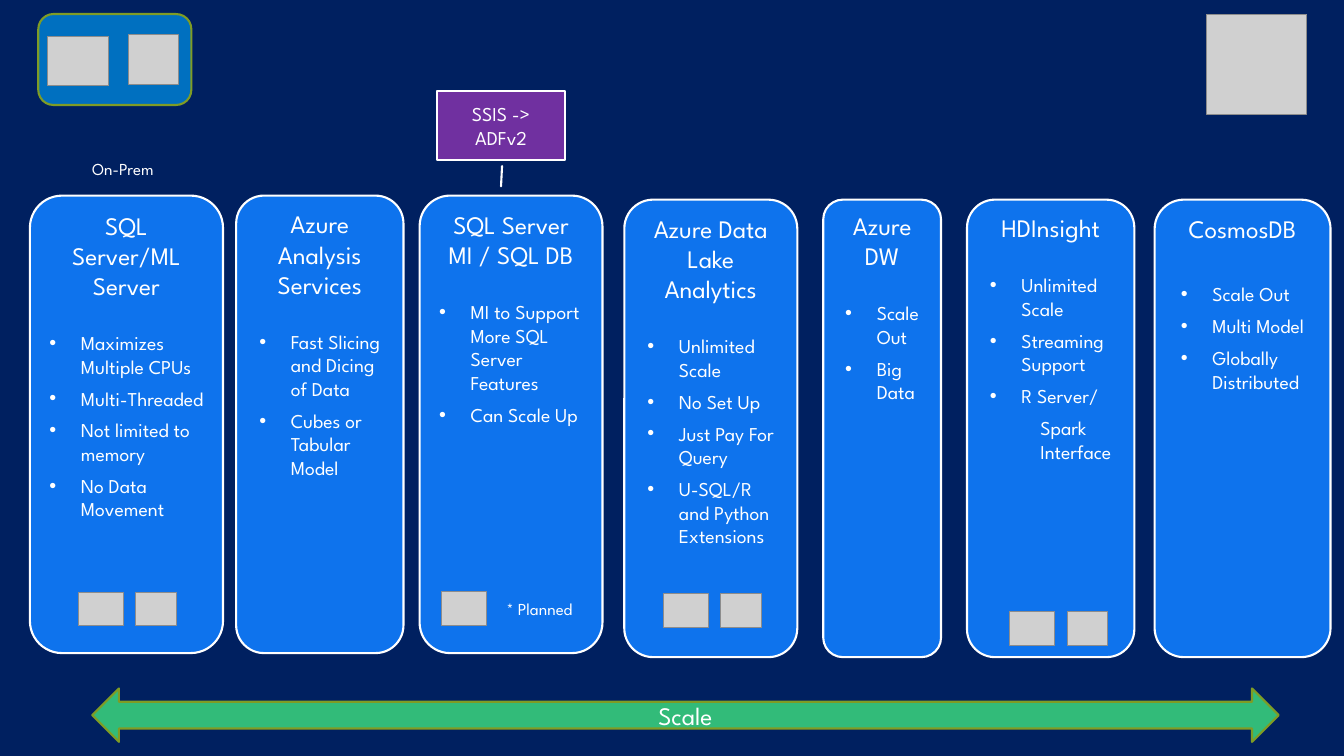
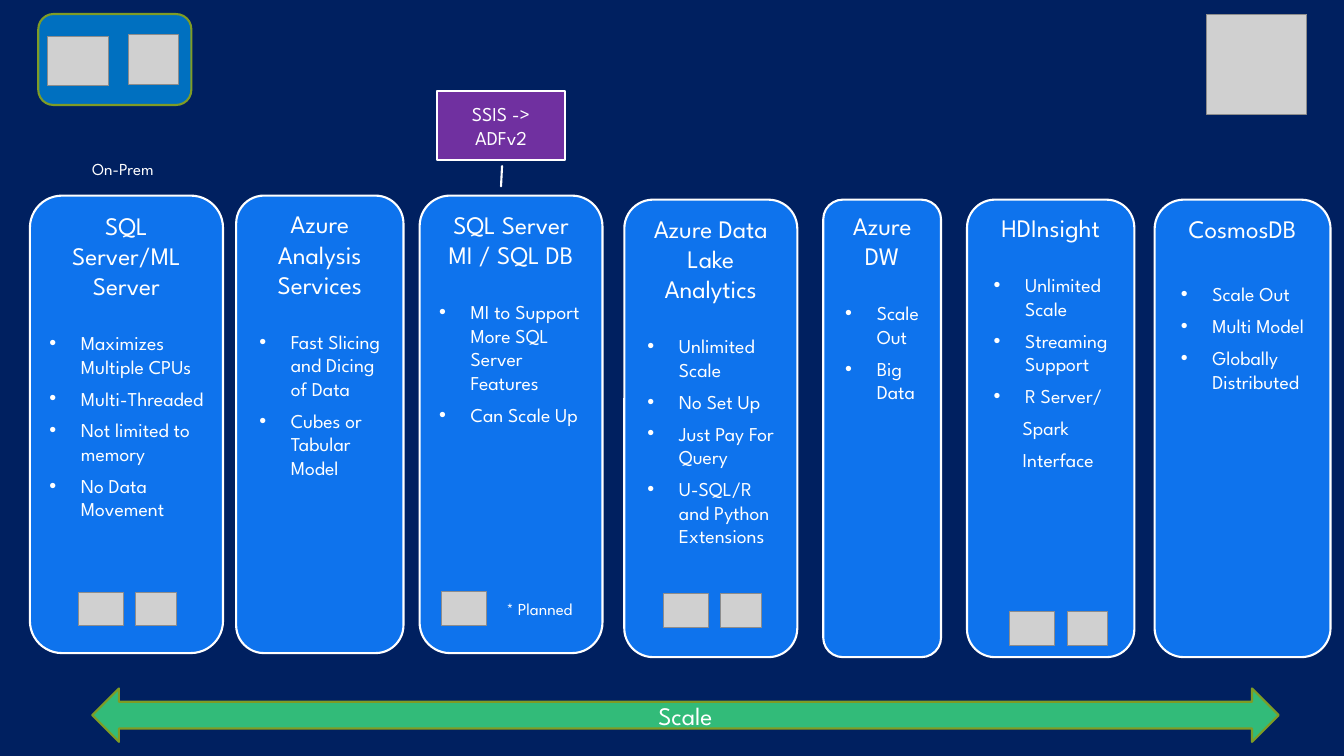
Before and after one commit to bcafferky/shared, a slide deck: slide 9 of AzureDataOverview/AzureDSOverview.pptx (slide 7 before the commit). Drawn at 1344x756 pixels with LibreOffice and Linux fonts; fonts in the diff are those of the drawing; grey boxes stand for pictures; background and template pictures are left out. Boxes give left, top, right and bottom in pixels: in the first picture for what was removed or moved away, otherwise in the second. Text is boxed around its words. In the diff, an @@ line names an element or a change of style, - is before the commit and + after.

Commit message:
add
add

```diff
--- a/AzureDataOverview/AzureDSOverview.pptx
+++ b/AzureDataOverview/AzureDSOverview.pptx
@@ text in rounded rectangle at [1023, 421, 1094, 468]: text changed @@
-  Spark Interface
+  Spark
+  Interface
```
Also in this commit, not shown: 1 other slide changed, 5 slides added.
